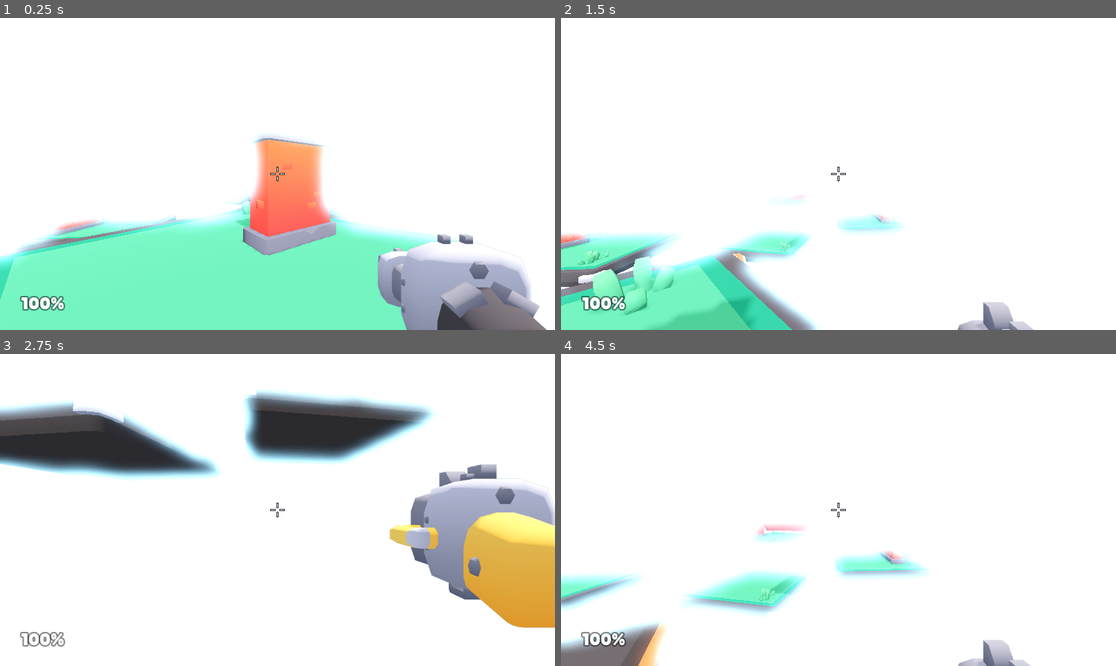
Above: before the commit, frames 1-4 (two rows, left to right).
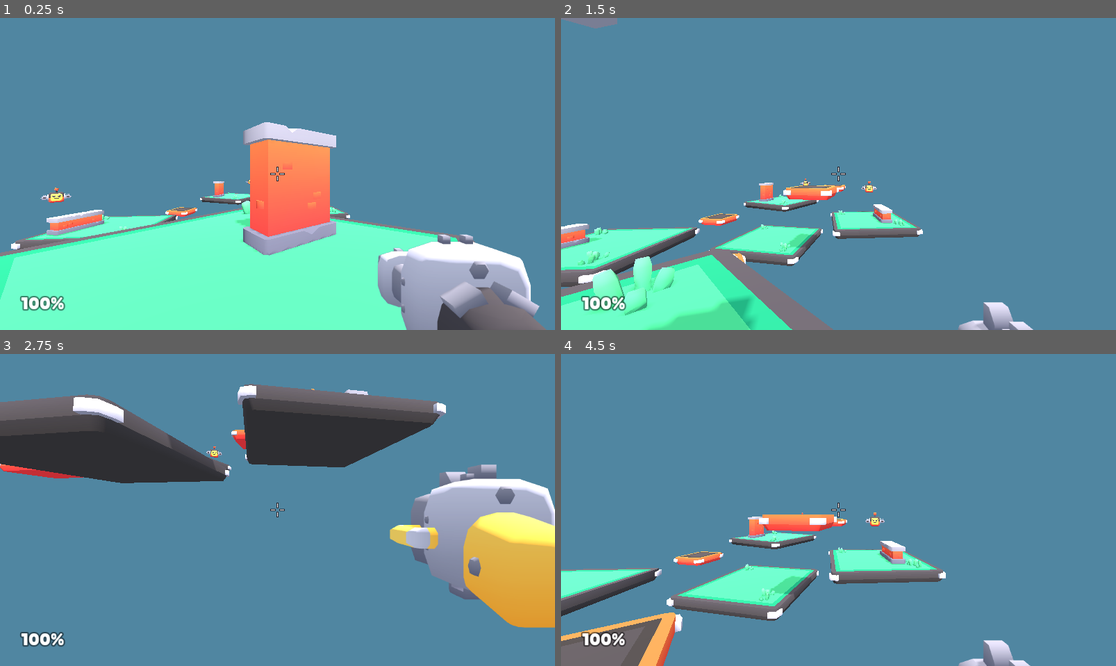
Above: after the commit, the same moments.

Repository: marcospb19/firestone
Game: Godot game, scene res://src/scenes/main.tscn
Two runs of this game, one before a commit and one after it. Both use one fixed random seed, a clock stepped at 60 frames per second and the inputs below.
Inputs (mouse positions are in pixels of both pictures, inside the frame that each line leads up to):
- Up to frame 1 (0.25 s): no input
- Up to frame 2 (1.5 s): move the mouse to (866, 174) at 0.52 s; hold W (move_forward) from 0.53 s (still down); click (866, 174) at 0.6 s; tap Space (jump) at 0.77 s; move the mouse to (810, 174) at 1.27 s; tap Q (weapon_toggle) at 1.35 s
- Up to frame 3 (2.75 s): keep holding W (move_forward); tap Space (jump) at 1.52 s; move the mouse to (288, 503) at 2.02 s; click (288, 503) at 2.1 s
- Up to frame 4 (4.5 s): keep holding W (move_forward); move the mouse to (832, 516) at 2.77 s; tap Q (weapon_toggle) at 2.85, 4.35 s; tap Space (jump) at 3.02, 3.77 s; move the mouse to (877, 513) at 3.52 s; click (877, 513) at 3.6 s; move the mouse to (794, 506) at 4.27 s

The runs differ from the first frame. In frame 1, 69% of the frame differs, in the area x 0-100%, y 0-100%; in frame 2, 92%; in frame 3, 82%; in frame 4, 97%.

Commit message:
disable bloom

Diff:
--- a/src/resources/main-environment.tres
+++ b/src/resources/main-environment.tres
@@ -9,5 +9,3 @@
 ambient_light_energy = 0.55
 reflected_light_source = 1
 tonemap_mode = 2
-glow_enabled = true
-glow_intensity = 2.0
